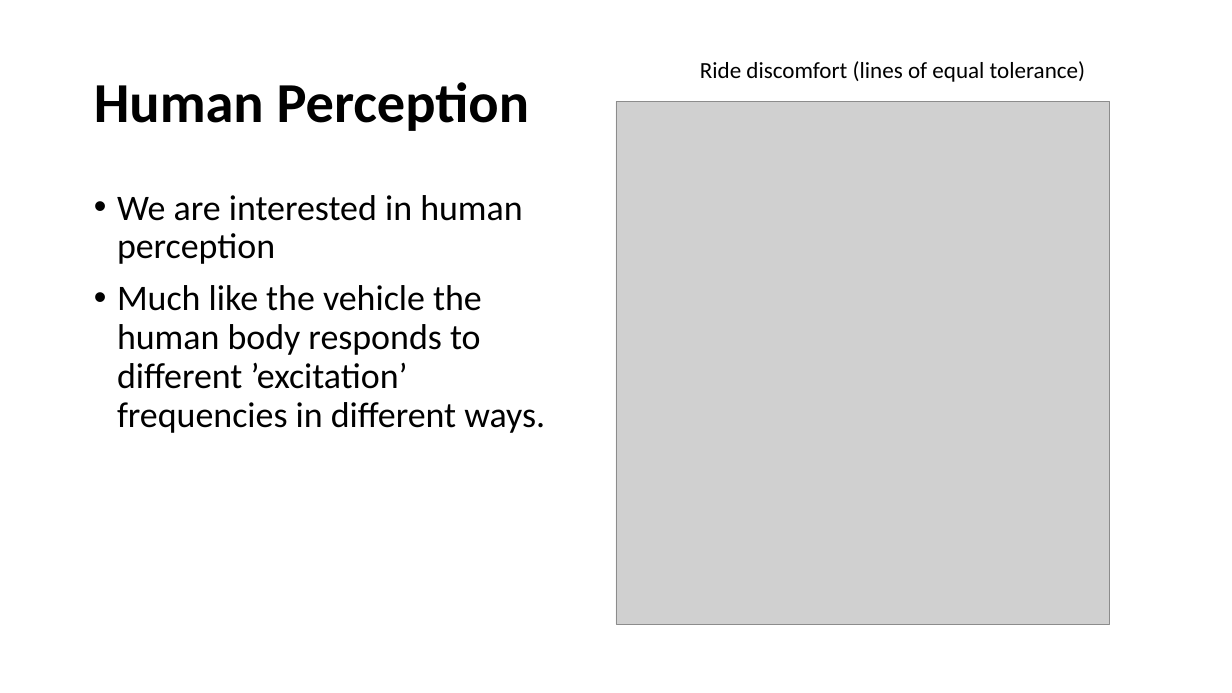
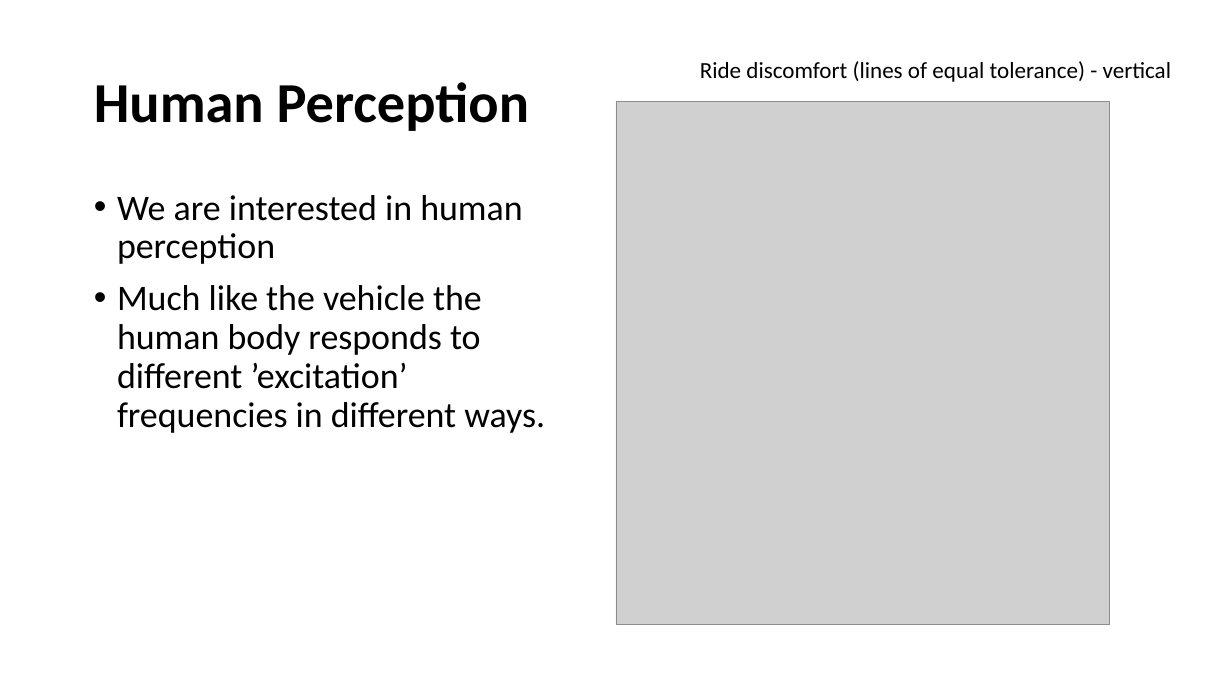
Before and after one commit to bamason2/ttc066-module, a slide deck: slide 18 of docs/lectures/Ride Dynamics.pptx. Drawn at 1232x693 pixels with LibreOffice and Linux fonts; fonts in the diff are those of the drawing; grey boxes stand for pictures; background and template pictures are left out. Boxes give left, top, right and bottom in pixels: in the first picture for what was removed or moved away, otherwise in the second. Text is boxed around its words. In the diff, an @@ line names an element or a change of style, - is before the commit and + after.

```diff
--- a/docs/lectures/Ride Dynamics.pptx
+++ b/docs/lectures/Ride Dynamics.pptx
@@ text at (700, 61, 1171, 82): text changed @@
-Ride discomfort (lines of equal tolerance)
+Ride discomfort (lines of equal tolerance) - vertical
```
Also in this commit, not shown: 1 other slide changed.
